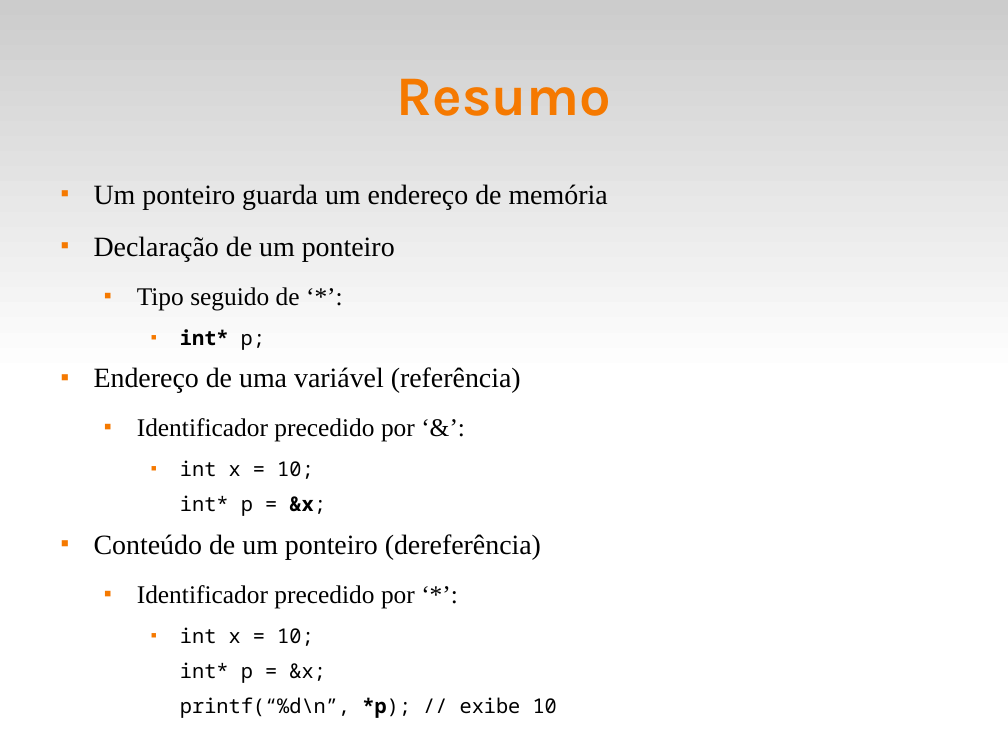
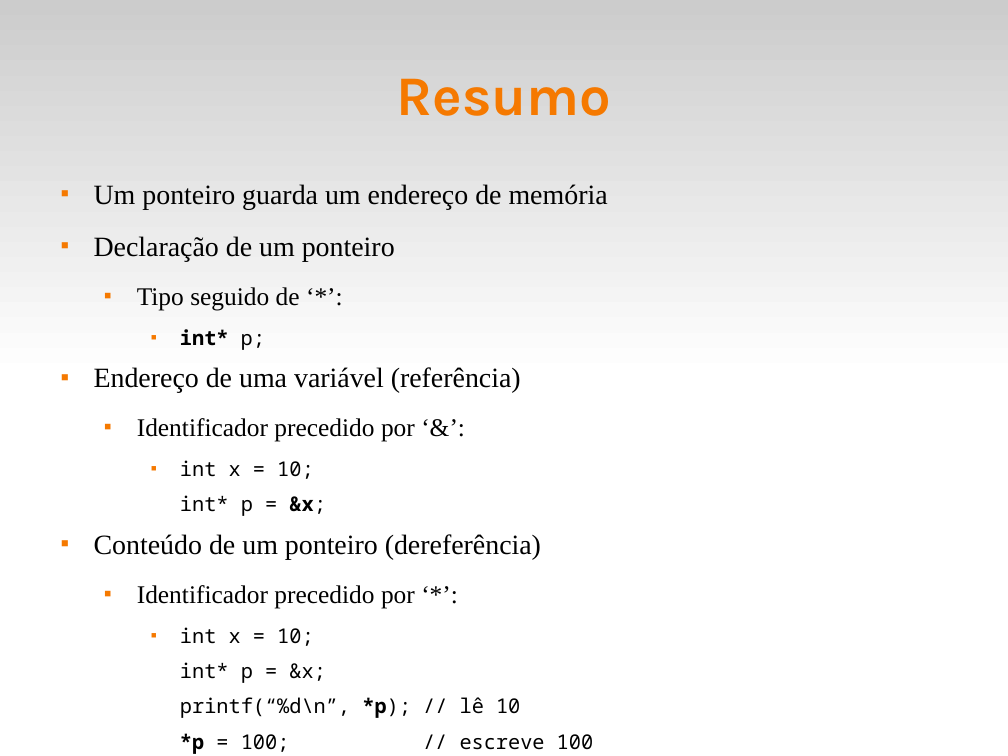
Before and after one commit to fsantanna-uerj/LP1, a slide deck: slide 7 of Slides/lp1-05-ponteiros.odp. Drawn at 1008x756 pixels with LibreOffice and Linux fonts; fonts in the diff are those of the drawing. Boxes give left, top, right and bottom in pixels: in the first picture for what was removed or moved away, otherwise in the second. Text is boxed around its words. In the diff, an @@ line names an element or a change of style, - is before the commit and + after.

```diff
--- a/Slides/lp1-05-ponteiros.odp
+++ b/Slides/lp1-05-ponteiros.odp
@@ text at <box>180,697,594,754</box>: text changed @@
-    printf(“%d\n”, *p); // exibe 10
+    printf(“%d\n”, *p); // lê 10
+    *p = 100; // escreve 100
```
Also in this commit, not shown: 1 other slide changed, 3 other files.
